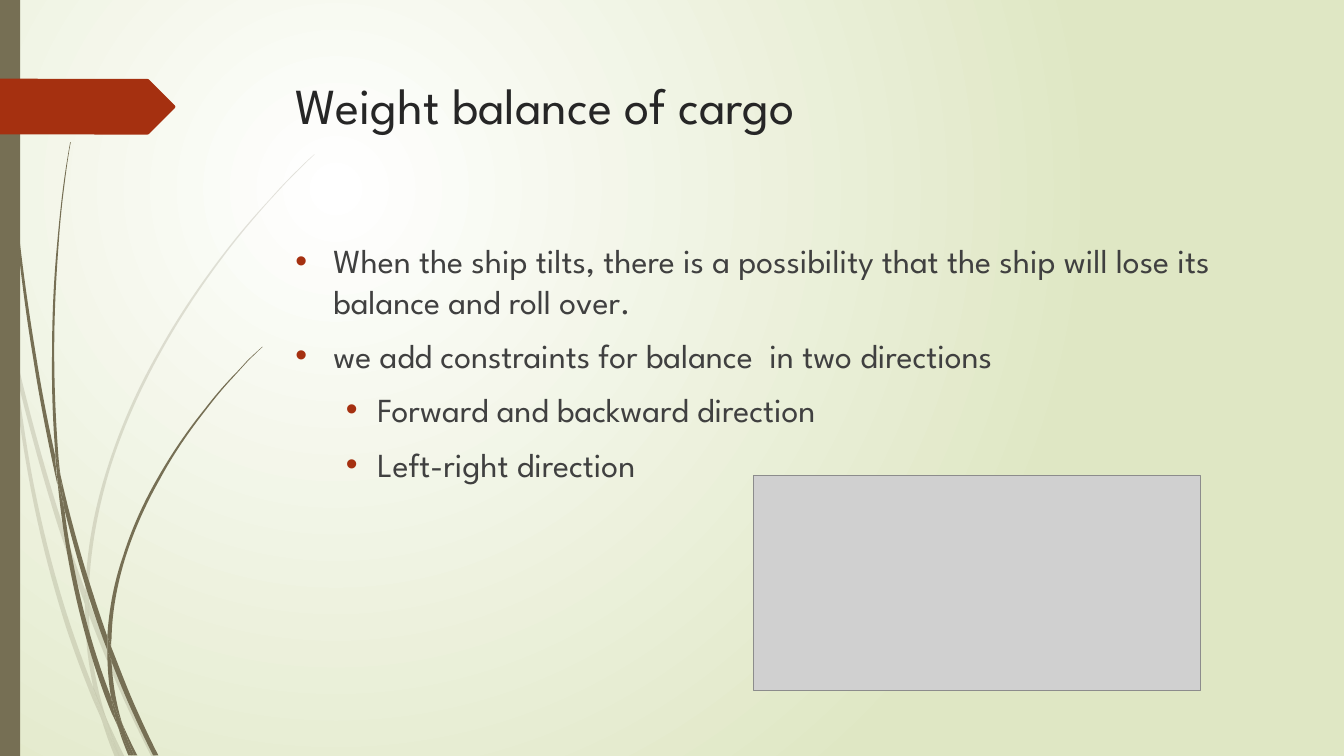
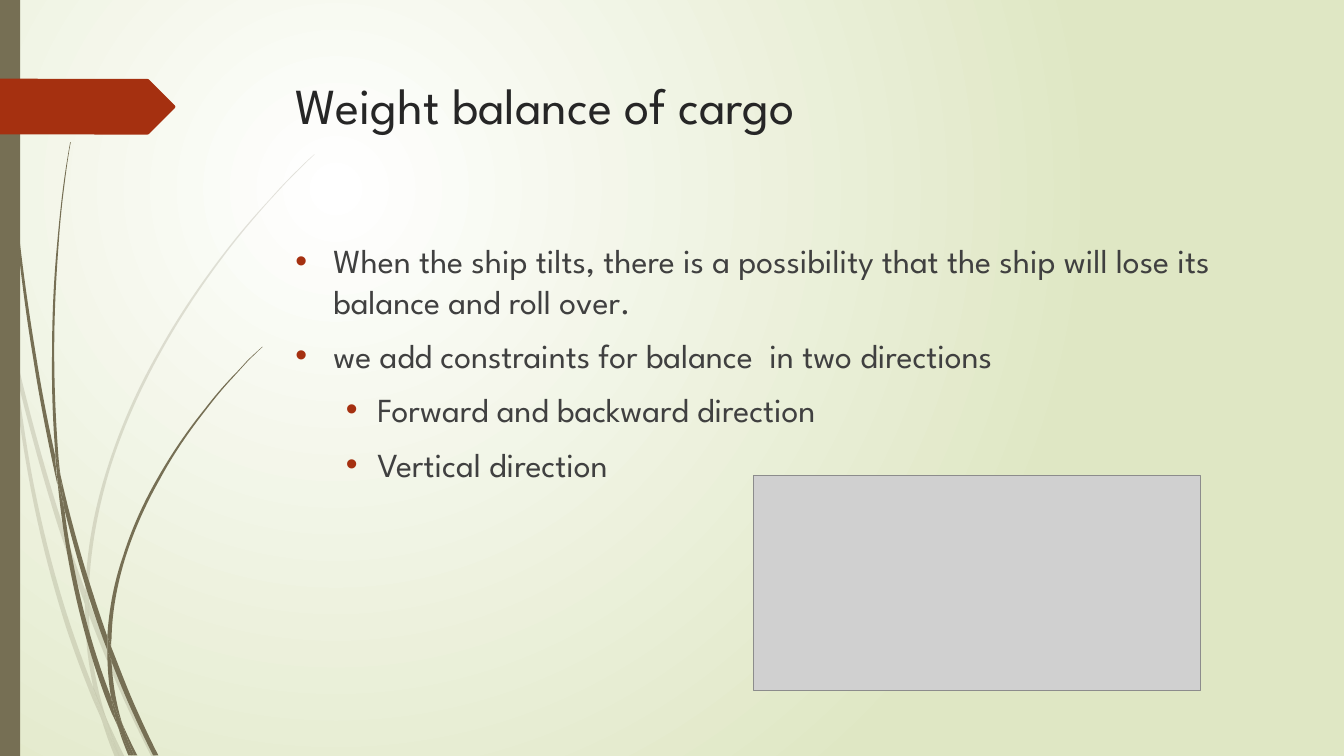
Before and after one commit to r-kurosu/kline_new, a slide deck: slide 21 of 5月 中間報告pptx.pptx (slide 20 before the commit). Drawn at 1344x756 pixels with LibreOffice and Linux fonts; fonts in the diff are those of the drawing; grey boxes stand for pictures. Boxes give left, top, right and bottom in pixels: in the first picture for what was removed or moved away, otherwise in the second. Text is boxed around its words. In the diff, an @@ line names an element or a change of style, - is before the commit and + after.

```diff
--- a/5月 中間報告pptx.pptx
+++ b/5月 中間報告pptx.pptx
@@ text at [377,454,607,478]: text changed @@
-  • Left-right direction
+  • Vertical direction
```
Also in this commit, not shown: 6 other slides changed, 5 slides added.
